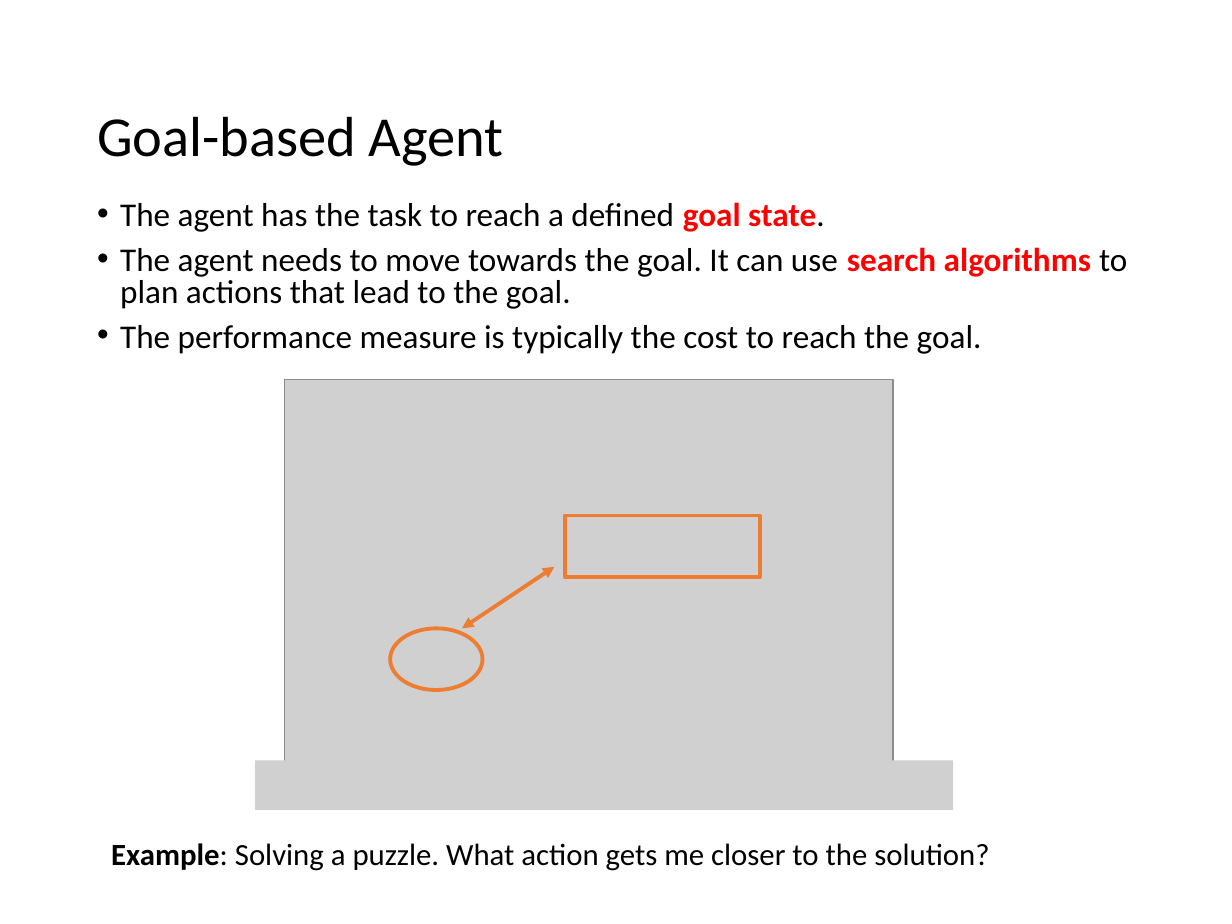
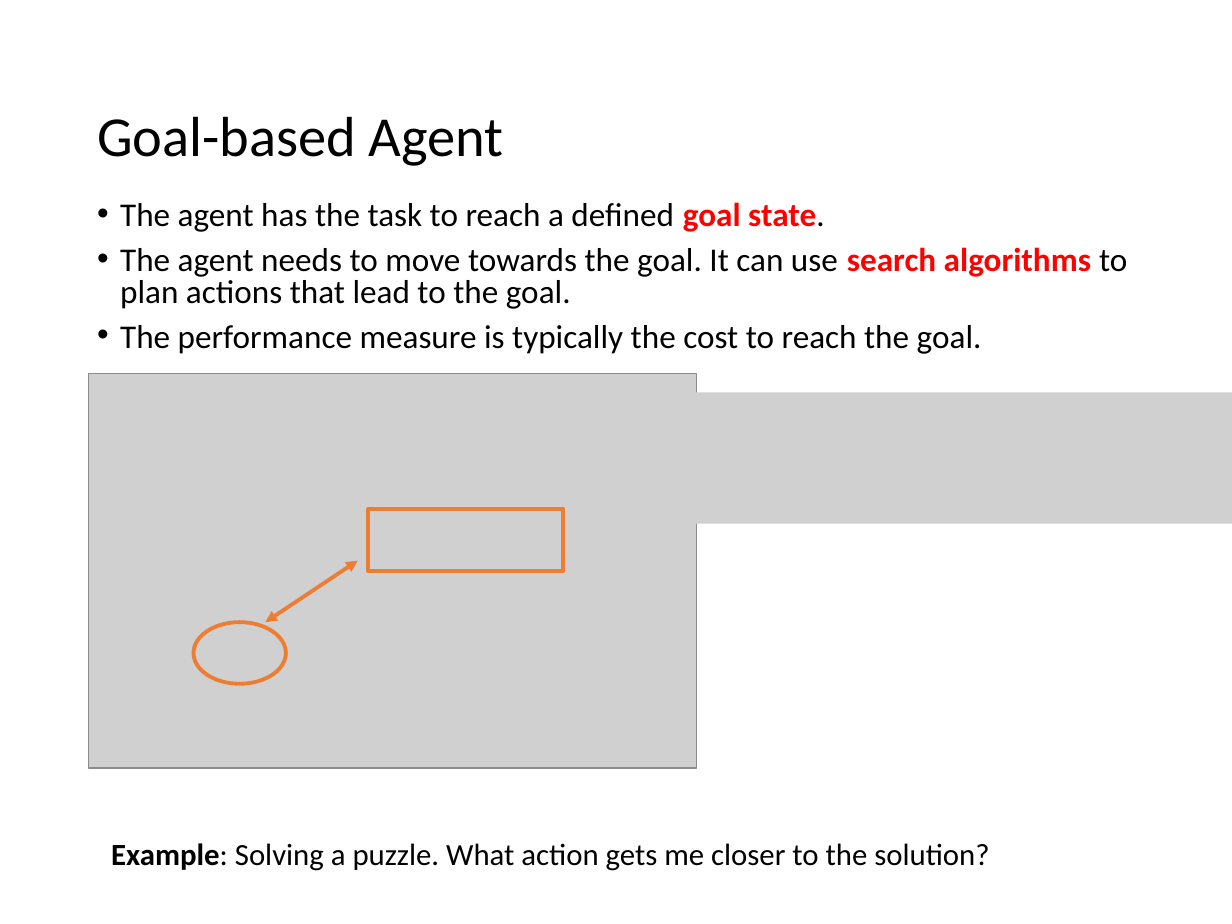
Before and after one commit to mhahsler/CS7320-AI, a slide deck: slide 26 of slides/02_agents.pptx. Drawn at 1232x924 pixels with LibreOffice and Linux fonts; fonts in the diff are those of the drawing; grey boxes stand for pictures. Boxes give left, top, right and bottom in pixels: in the first picture for what was removed or moved away, otherwise in the second. Text is boxed around its words. In the diff, an @@ line names an element or a change of style, - is before the commit and + after.

```diff
--- a/slides/02_agents.pptx
+++ b/slides/02_agents.pptx
@@ picture added at (616,393,1232,524) @@
@@ 1 picture, 1 rectangle, 1 double arrow: place and size @@
-1 picture, 1 rectangle, 1 double arrow at (285,379,893,774)
+1 picture, 1 rectangle, 1 double arrow at (89,373,697,768)
@@ ellipse: place and size @@
-ellipse at (391,628,483,690)
+ellipse at (193,622,286,684)
@@ picture removed at (255,760,954,809) @@
```
Also in this commit, not shown: 5 other slides changed, 1 slide added, 1 other file.
